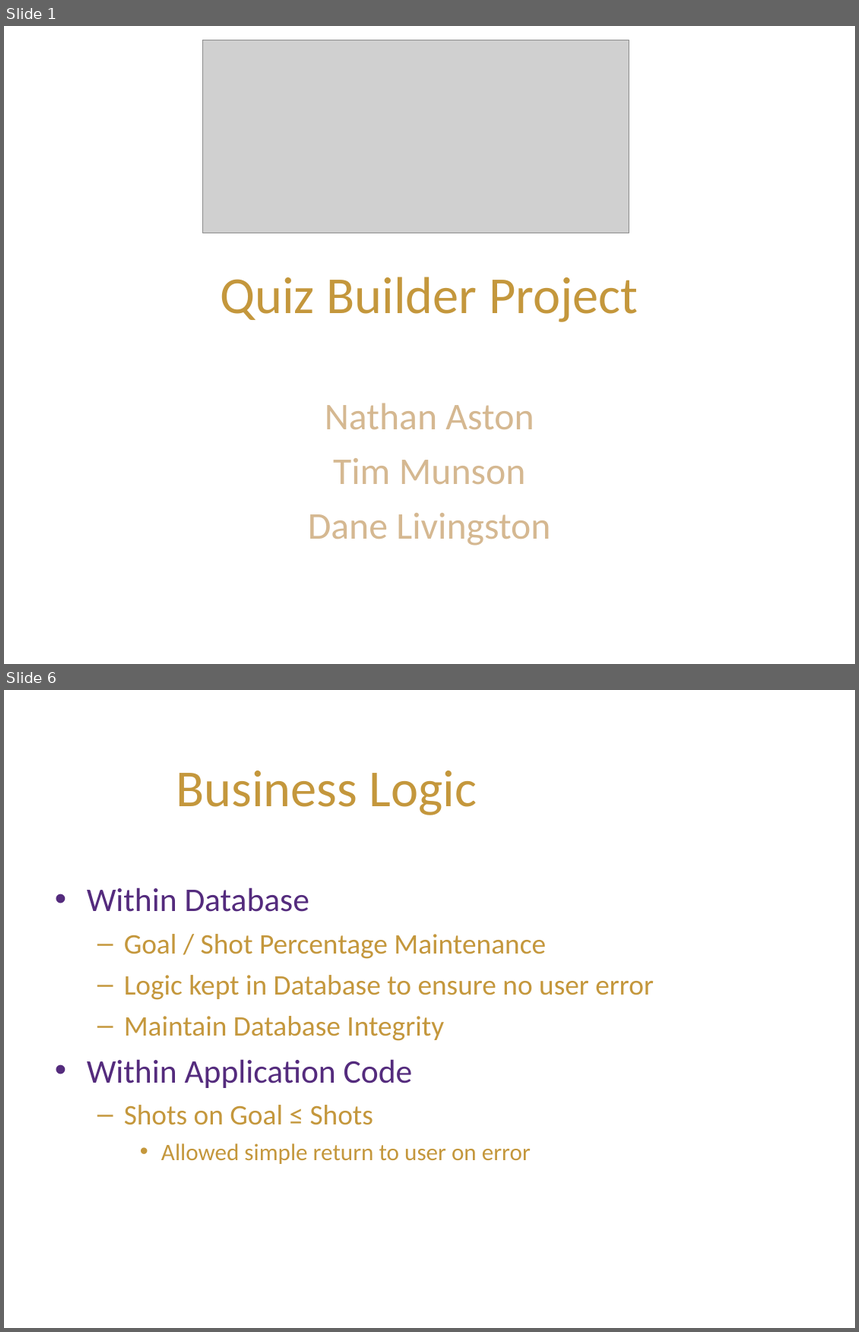
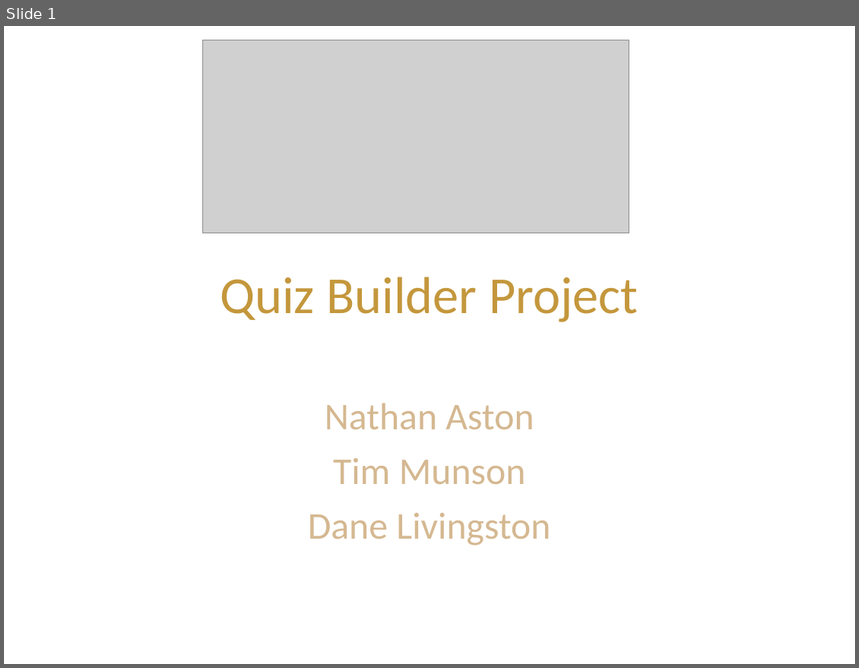
Before and after one commit to macguy2010/QuizBuilder, a slide deck: QuizBuilderPpt.ppt. Shown one above the other, each under a label of ours: slides 1 and 6 before the commit, slide 1 after it; the slides between them are not shown. The pictures are 859x1332 and 859x668 pixels, drawn with LibreOffice and Linux fonts; fonts in the diff are those of the drawing; grey boxes stand for pictures; background and template pictures are left out. Boxes give left, top, right and bottom in pixels: in the first picture for what was removed or moved away, otherwise in the second. Text is boxed around its words. In the diff, an @@ line names an element or a change of style, - is before the commit and + after.

```diff
--- a/QuizBuilderPpt.ppt
+++ b/QuizBuilderPpt.ppt
@@ slide 6 removed at (4, 690, 855, 1328), background #FFFFFF @@
@@ text removed at (176, 771, 477, 815) @@
-Business Logic
@@ text removed at (87, 888, 654, 1164) @@
-• Within Database
-  – Goal / Shot Percentage Maintenance
-  – Logic kept in Database to ensure no user error
-  – Maintain Database Integrity
-• Within Application Code
-  – Shots on Goal ≤ Shots
-    • Allowed simple return to user on error
```
Also in this commit, not shown: 1 slide changed, 3 slides added, 9 other slides removed, 2 other files.
